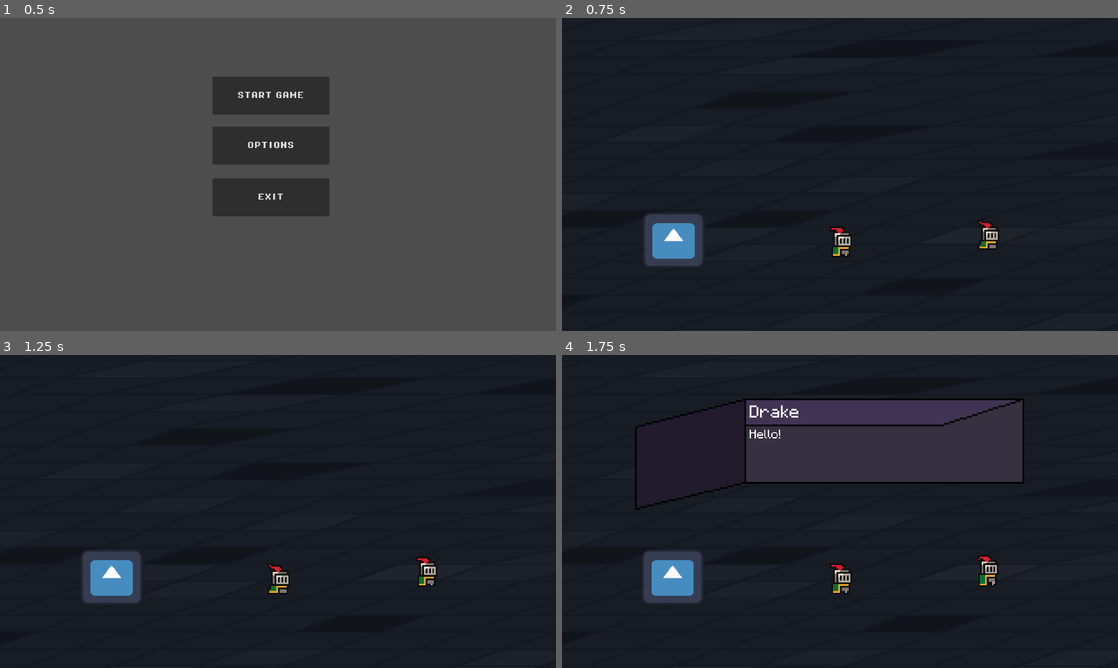
Above: before the commit, frames 1-4 (two rows, left to right).
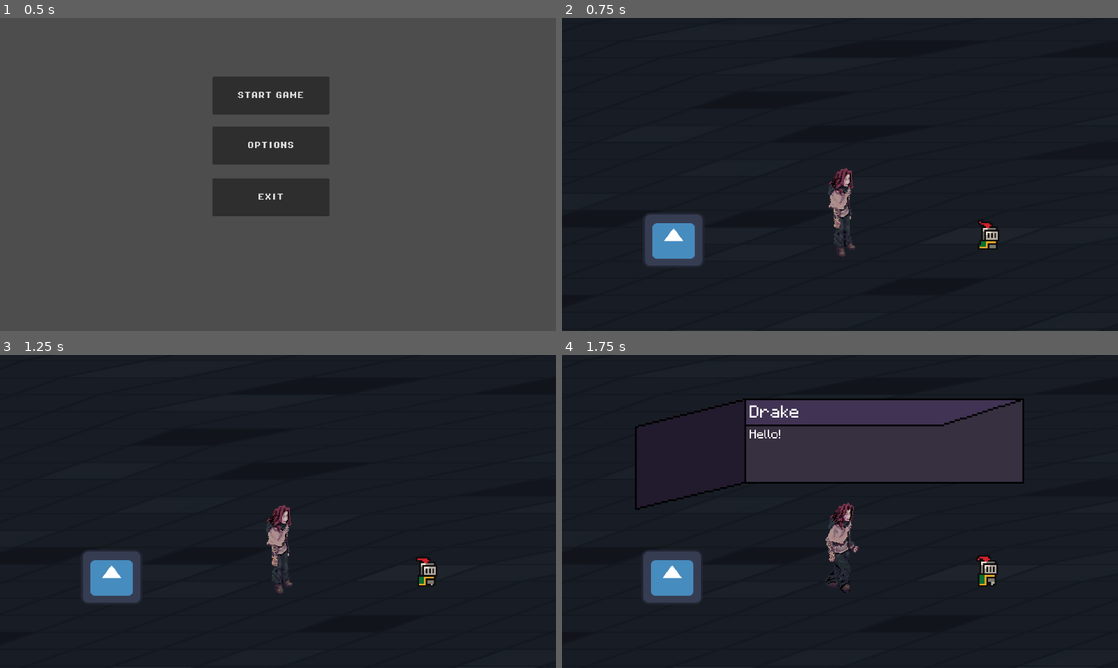
Above: after the commit, the same moments.

Repository: DrakeNeJivoy/soft-cat-box
Game: Godot game, scene res://entitys/main_menu.tscn
Same seed, same stepped clock (60 frames per second), same inputs: the game is played once before the commit and once after it. The engine's default icon, where the game draws it, is replaced by a stand-in: a white triangle on a blue panel in a dark square.
Inputs (mouse positions are in pixels of both pictures, inside the frame that each line leads up to):
- Up to frame 1 (0.5 s): no input
- Up to frame 2 (0.75 s): click "START GAME" at 0.5 s
- Up to frame 3 (1.25 s): no input
- Up to frame 4 (1.75 s): move the mouse to (990, 574) at 1.27 s; hold D (move_right) from 1.28 s (still down); tap E (interact) at 1.35 s; click (990, 574) at 1.42 s

Frame 1 is identical in both runs. In frame 2, 0.8% of the frame differs, in the area x 47-53%, y 47-77%; in frame 3, 0.8%; in frame 4, 1.0%, in the area x 14-79%, y 47-79%.

Commit message:
Movement and CharModel

Diff:
--- a/entitys/game_over_panel.tscn
+++ b/entitys/game_over_panel.tscn
@@ -9,10 +9,8 @@
 script = ExtResource("1_gcd8b")
 
 [node name="ColorRect" type="ColorRect" parent="."]
-offset_left = -26.0
-offset_top = -26.0
-offset_right = 1161.0
-offset_bottom = 657.0
+offset_right = 1283.0
+offset_bottom = 725.0
 color = Color(0, 0, 0, 1)
 
 [node name="Panel" type="Panel" parent="."]
--- a/levels/mainscene.tscn
+++ b/levels/mainscene.tscn
@@ -9,6 +9,10 @@
 [ext_resource type="PackedScene" uid="uid://d3abulrknt06c" path="res://entitys/take_damage.tscn" id="7_p1p0v"]
 [ext_resource type="Texture2D" uid="uid://dtflw26yow58i" path="res://icon.svg" id="8_cerdn"]
 [ext_resource type="PackedScene" uid="uid://cdhxnkh6cw7ic" path="res://entitys/game_over_panel.tscn" id="9_tlwtn"]
+
+[sub_resource type="TileSet" id="TileSet_tlwtn"]
+tile_shape = 1
+tile_size = Vector2i(64, 64)
 
 [sub_resource type="GDScript" id="GDScript_cqxiv"]
 script/source = "extends StaticBody2D
@@ -21,6 +25,13 @@
 shader_parameter/tilt_amount = 0.3
 
 [node name="First Level" type="Node2D"]
+
+[node name="TileMap" type="TileMap" parent="."]
+scale = Vector2(1, 0.99999994)
+skew = 0.7853982
+tile_set = SubResource("TileSet_tlwtn")
+rendering_quadrant_size = 32
+format = 2
 
 [node name="StaticBody2D" type="StaticBody2D" parent="."]
 light_mask = 2
--- a/main_char.gd
+++ b/main_char.gd
@@ -7,6 +7,8 @@
 
 @export var max_health: int = 100
 var current_health: int
+
+var facing_direction := "righta"
 
 func _ready() -> void:
 	GlobalSignal.dialog_started.connect(_on_dialog_started)
@@ -38,24 +40,34 @@
 		# Игрок заморожен, выходим из обработки ввода
 		velocity = Vector2.ZERO
 		return
-	var input_vector = Vector2.ZERO
 
-	input_vector.x = Input.get_action_strength("move_right") - Input.get_action_strength("move_left")
-	input_vector.y = Input.get_action_strength("move_down") - Input.get_action_strength("move_up")
+	var input_vector := Vector2(
+		Input.get_action_strength("move_right") - Input.get_action_strength("move_left"),
+		Input.get_action_strength("move_down") - Input.get_action_strength("move_up")
+	)
 
-	if input_vector.length() > 0:
+	var is_moving =  input_vector.length() > 0
+
+	if is_moving:
 		input_vector = input_vector.normalized()
-	move_and_slide()
 
-	if input_vector.x != 0:
-		$AnimatedSprite2D.flip_h = input_vector.x < 0
+		if input_vector.x > 0:
+			facing_direction = "right"
+		elif input_vector.x < 0:
+			facing_direction = "left"
+
+		animated_sprite_2d.play("walk_" + facing_direction)
+	else:
+		animated_sprite_2d.play("idle_" + facing_direction)
 
 	var accel = 800
-	var friction = 600
-	if input_vector.length() > 0:
+	var friction = 1200
+	if is_moving:
 		velocity = velocity.move_toward(input_vector * speed, accel * delta)
 	else:
 		velocity = velocity.move_toward(Vector2.ZERO, friction * delta)
+
+	move_and_slide()
 
 func _on_dialog_started():
 	dialog_active = true
--- a/scripts/game_over_panel.gd
+++ b/scripts/game_over_panel.gd
@@ -4,7 +4,6 @@
 @onready var panel: Panel = $Panel
 
 func _ready():
-	$Panel/RestartButton.pressed.connect(Callable(self, "_on_restart_button_pressed"))
 	visible = false
 
 func show_game_over():
--- a/scripts/main_char.tscn
+++ b/scripts/main_char.tscn
@@ -1,56 +1,190 @@
-[gd_scene load_steps=9 format=3 uid="uid://dnyrkg7g8lswe"]
+[gd_scene load_steps=28 format=3 uid="uid://dnyrkg7g8lswe"]
 
 [ext_resource type="Script" uid="uid://ce25s2wwe60j0" path="res://main_char.gd" id="1_fsbk6"]
-[ext_resource type="Texture2D" uid="uid://cyc1al0iixk5f" path="res://sprites/knight.png" id="1_h1lin"]
+[ext_resource type="Texture2D" uid="uid://ckg30658j8wke" path="res://sprites/Char/IDLE_SW-Sheet.png" id="2_i1gkq"]
+[ext_resource type="Texture2D" uid="uid://cut0psot27pn8" path="res://sprites/Char/IDLE_SE-Sheet.png" id="2_ph5yx"]
+[ext_resource type="Texture2D" uid="uid://n3btfbi31igw" path="res://sprites/Char/WALKING_SE-Sheet.png" id="4_70neb"]
+[ext_resource type="Texture2D" uid="uid://n3ia4epo4rxl" path="res://sprites/Char/WALKING_SW-Sheet.png" id="5_ivx21"]
 
-[sub_resource type="AtlasTexture" id="AtlasTexture_fsbk6"]
-atlas = ExtResource("1_h1lin")
-region = Rect2(0, 0, 32, 32)
+[sub_resource type="AtlasTexture" id="AtlasTexture_b2vdg"]
+atlas = ExtResource("2_ph5yx")
+region = Rect2(0, 0, 35, 112)
 
-[sub_resource type="AtlasTexture" id="AtlasTexture_yvh0n"]
-atlas = ExtResource("1_h1lin")
-region = Rect2(32, 0, 32, 32)
+[sub_resource type="AtlasTexture" id="AtlasTexture_h4bng"]
+atlas = ExtResource("2_ph5yx")
+region = Rect2(35, 0, 35, 112)
 
-[sub_resource type="AtlasTexture" id="AtlasTexture_jawcj"]
-atlas = ExtResource("1_h1lin")
-region = Rect2(64, 0, 32, 32)
+[sub_resource type="AtlasTexture" id="AtlasTexture_iadgf"]
+atlas = ExtResource("2_ph5yx")
+region = Rect2(70, 0, 35, 112)
 
-[sub_resource type="AtlasTexture" id="AtlasTexture_5orqm"]
-atlas = ExtResource("1_h1lin")
-region = Rect2(96, 0, 32, 32)
+[sub_resource type="AtlasTexture" id="AtlasTexture_4afqm"]
+atlas = ExtResource("2_ph5yx")
+region = Rect2(105, 0, 35, 112)
+
+[sub_resource type="AtlasTexture" id="AtlasTexture_r0vg8"]
+atlas = ExtResource("2_ph5yx")
+region = Rect2(140, 0, 35, 112)
+
+[sub_resource type="AtlasTexture" id="AtlasTexture_gkv0v"]
+atlas = ExtResource("2_i1gkq")
+region = Rect2(0, 0, 35, 112)
+
+[sub_resource type="AtlasTexture" id="AtlasTexture_swyhe"]
+atlas = ExtResource("2_i1gkq")
+region = Rect2(35, 0, 35, 112)
+
+[sub_resource type="AtlasTexture" id="AtlasTexture_ph5yx"]
+atlas = ExtResource("2_i1gkq")
+region = Rect2(70, 0, 35, 112)
+
+[sub_resource type="AtlasTexture" id="AtlasTexture_70neb"]
+atlas = ExtResource("2_i1gkq")
+region = Rect2(105, 0, 35, 112)
+
+[sub_resource type="AtlasTexture" id="AtlasTexture_ivx21"]
+atlas = ExtResource("2_i1gkq")
+region = Rect2(140, 0, 35, 112)
+
+[sub_resource type="AtlasTexture" id="AtlasTexture_7t2p0"]
+atlas = ExtResource("4_70neb")
+region = Rect2(0, 0, 62, 116)
+
+[sub_resource type="AtlasTexture" id="AtlasTexture_7k42t"]
+atlas = ExtResource("4_70neb")
+region = Rect2(62, 0, 62, 116)
+
+[sub_resource type="AtlasTexture" id="AtlasTexture_7w3uh"]
+atlas = ExtResource("4_70neb")
+region = Rect2(124, 0, 62, 116)
+
+[sub_resource type="AtlasTexture" id="AtlasTexture_ow046"]
+atlas = ExtResource("4_70neb")
+region = Rect2(186, 0, 62, 116)
+
+[sub_resource type="AtlasTexture" id="AtlasTexture_6rcnt"]
+atlas = ExtResource("4_70neb")
+region = Rect2(248, 0, 62, 116)
+
+[sub_resource type="AtlasTexture" id="AtlasTexture_drl64"]
+atlas = ExtResource("5_ivx21")
+region = Rect2(0, 0, 62, 116)
+
+[sub_resource type="AtlasTexture" id="AtlasTexture_wrbv0"]
+atlas = ExtResource("5_ivx21")
+region = Rect2(62, 0, 62, 116)
+
+[sub_resource type="AtlasTexture" id="AtlasTexture_4gu4v"]
+atlas = ExtResource("5_ivx21")
+region = Rect2(124, 0, 62, 116)
+
+[sub_resource type="AtlasTexture" id="AtlasTexture_gyqtw"]
+atlas = ExtResource("5_ivx21")
+region = Rect2(186, 0, 62, 116)
+
+[sub_resource type="AtlasTexture" id="AtlasTexture_gfgyj"]
+atlas = ExtResource("5_ivx21")
+region = Rect2(248, 0, 62, 116)
 
 [sub_resource type="SpriteFrames" id="SpriteFrames_4sk1i"]
 animations = [{
 "frames": [{
 "duration": 1.0,
-"texture": SubResource("AtlasTexture_fsbk6")
+"texture": SubResource("AtlasTexture_b2vdg")
 }, {
 "duration": 1.0,
-"texture": SubResource("AtlasTexture_yvh0n")
+"texture": SubResource("AtlasTexture_h4bng")
 }, {
 "duration": 1.0,
-"texture": SubResource("AtlasTexture_jawcj")
+"texture": SubResource("AtlasTexture_iadgf")
 }, {
 "duration": 1.0,
-"texture": SubResource("AtlasTexture_5orqm")
+"texture": SubResource("AtlasTexture_4afqm")
+}, {
+"duration": 1.0,
+"texture": SubResource("AtlasTexture_r0vg8")
 }],
 "loop": true,
-"name": &"default",
-"speed": 10.0
+"name": &"idle_left",
+"speed": 7.0
+}, {
+"frames": [{
+"duration": 1.0,
+"texture": SubResource("AtlasTexture_gkv0v")
+}, {
+"duration": 1.0,
+"texture": SubResource("AtlasTexture_swyhe")
+}, {
+"duration": 1.0,
+"texture": SubResource("AtlasTexture_ph5yx")
+}, {
+"duration": 1.0,
+"texture": SubResource("AtlasTexture_70neb")
+}, {
+"duration": 1.0,
+"texture": SubResource("AtlasTexture_ivx21")
+}],
+"loop": true,
+"name": &"idle_right",
+"speed": 7.0
+}, {
+"frames": [{
+"duration": 1.0,
+"texture": SubResource("AtlasTexture_7t2p0")
+}, {
+"duration": 1.0,
+"texture": SubResource("AtlasTexture_7k42t")
+}, {
+"duration": 1.0,
+"texture": SubResource("AtlasTexture_7w3uh")
+}, {
+"duration": 1.0,
+"texture": SubResource("AtlasTexture_ow046")
+}, {
+"duration": 1.0,
+"texture": SubResource("AtlasTexture_6rcnt")
+}],
+"loop": true,
+"name": &"walk_left",
+"speed": 7.0
+}, {
+"frames": [{
+"duration": 1.0,
+"texture": SubResource("AtlasTexture_drl64")
+}, {
+"duration": 1.0,
+"texture": SubResource("AtlasTexture_wrbv0")
+}, {
+"duration": 1.0,
+"texture": SubResource("AtlasTexture_4gu4v")
+}, {
+"duration": 1.0,
+"texture": SubResource("AtlasTexture_gyqtw")
+}, {
+"duration": 1.0,
+"texture": SubResource("AtlasTexture_gfgyj")
+}],
+"loop": true,
+"name": &"walk_right",
+"speed": 7.0
 }]
 
-[sub_resource type="CircleShape2D" id="CircleShape2D_ifpps"]
-radius = 4.0
+[sub_resource type="CapsuleShape2D" id="CapsuleShape2D_i1gkq"]
+radius = 2.5479243
+height = 62.378887
 
 [node name="MainChar" type="CharacterBody2D" groups=["player"]]
 script = ExtResource("1_fsbk6")
 
 [node name="AnimatedSprite2D" type="AnimatedSprite2D" parent="."]
-position = Vector2(1, -12)
+position = Vector2(1, -25.999998)
+scale = Vector2(0.4616512, 0.4616512)
 sprite_frames = SubResource("SpriteFrames_4sk1i")
-autoplay = "default"
-frame_progress = 0.07169665
+animation = &"idle_left"
+autoplay = "idle_right"
+frame_progress = 0.15874484
 
 [node name="CollisionShape2D" type="CollisionShape2D" parent="."]
-position = Vector2(1, -6)
-shape = SubResource("CircleShape2D_ifpps")
+position = Vector2(1, -23)
+scale = Vector2(1.5875564, 0.60918045)
+shape = SubResource("CapsuleShape2D_i1gkq")
Not shown: 1 places in levels/mainscene.tscn that only renumber resources
Binary file added: sprites/Char/IDLE_SE-Sheet.png
Not shown, added: sprites/Char/IDLE_SE-Sheet.png.import
Binary file added: sprites/Char/IDLE_SW-Sheet.png
Not shown, added: sprites/Char/IDLE_SW-Sheet.png.import
Binary file added: sprites/Char/WALKING_SE-Sheet.png
Not shown, added: sprites/Char/WALKING_SE-Sheet.png.import
Binary file added: sprites/Char/WALKING_SW-Sheet.png
Not shown, added: sprites/Char/WALKING_SW-Sheet.png.import
Not shown, added: sprites/Industrial_Freight_Elevator_Tileset.png.import
Binary file added: sprites/Test plate.aseprite
Binary file added: sprites/TileSetEP.jpg
(and 4 more such lines)
